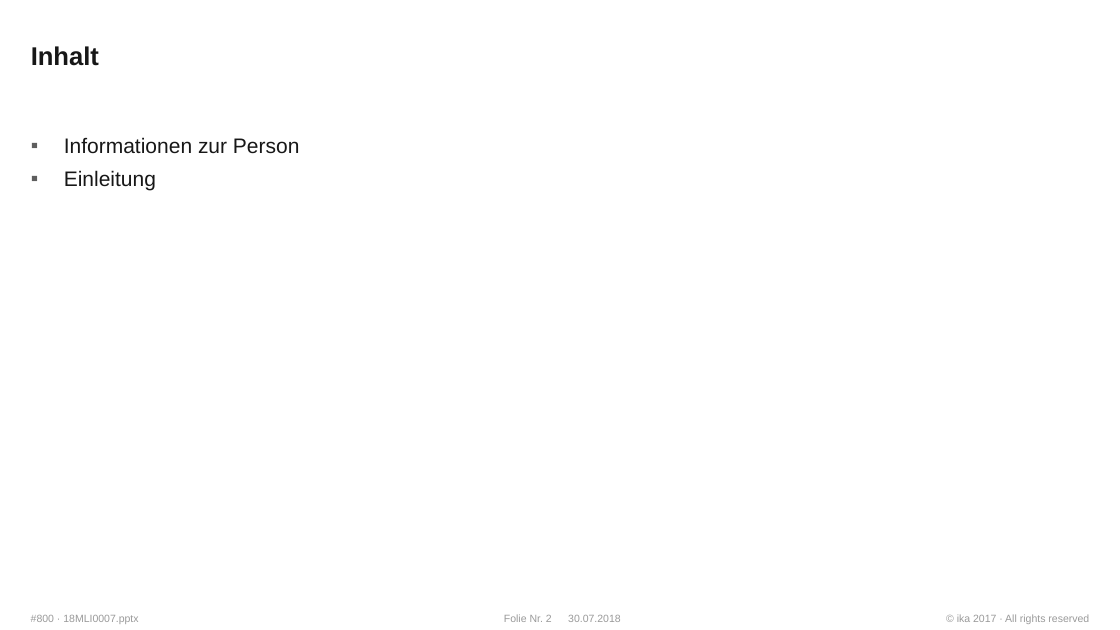
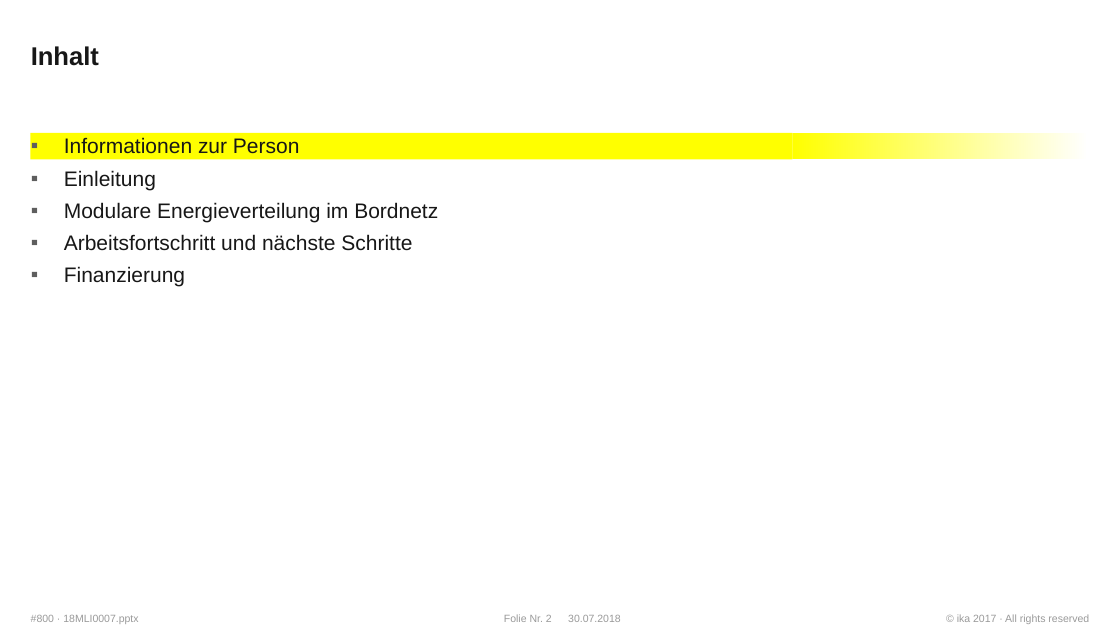
Before and after one commit to WhR4Ven/Diss_Dokument, a slide deck: slide 2 of Themenstellung.pptx. Drawn at 1120x630 pixels with LibreOffice and Linux fonts; fonts in the diff are those of the drawing; background and template pictures are left out. Boxes give left, top, right and bottom in pixels: in the first picture for what was removed or moved away, otherwise in the second. Text is boxed around its words. In the diff, an @@ line names an element or a change of style, - is before the commit and + after.

```diff
--- a/Themenstellung.pptx
+++ b/Themenstellung.pptx
@@ rectangle added at (x1=30, y1=133, x2=792, y2=160), fill #FFFF00 @@
@@ rectangle added at (x1=792, y1=133, x2=1088, y2=160), fill gradient #FFFF00 to #FFFFFF @@
@@ text at (x1=64, y1=202, x2=438, y2=287): paragraphs added @@
+▪ Modulare Energieverteilung im Bordnetz
+▪ Arbeitsfortschritt und nächste Schritte
+▪ Finanzierung
```
Also in this commit, not shown: 3 other slides changed, 5 slides added, 2 slides removed.
